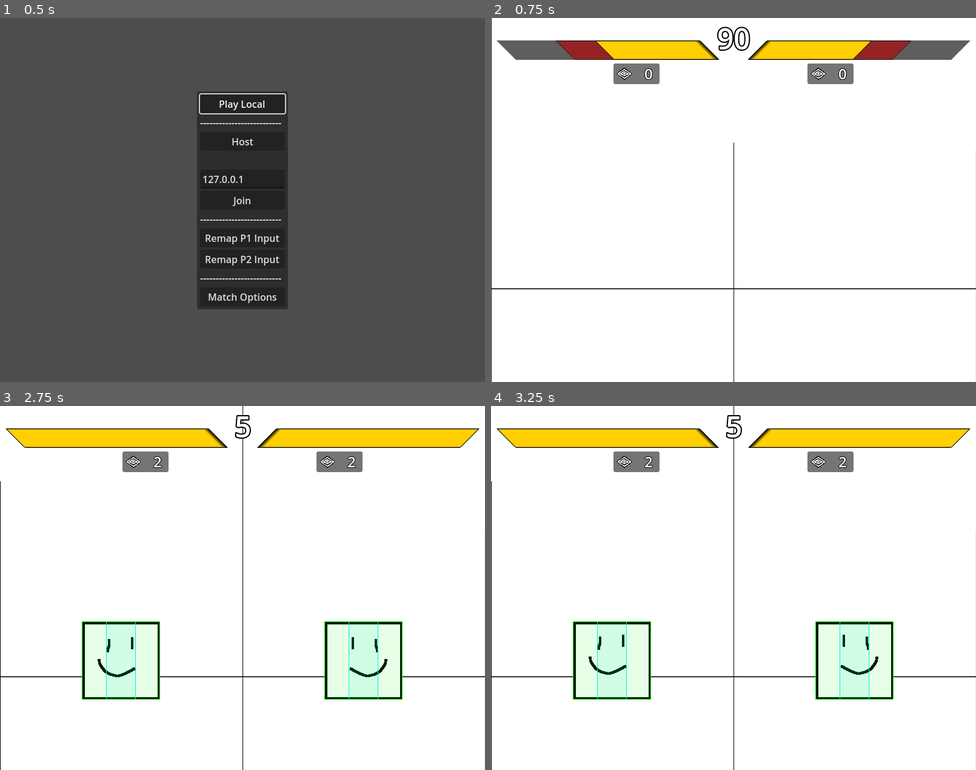
Above: before the commit, frames 1-4 (two rows, left to right).
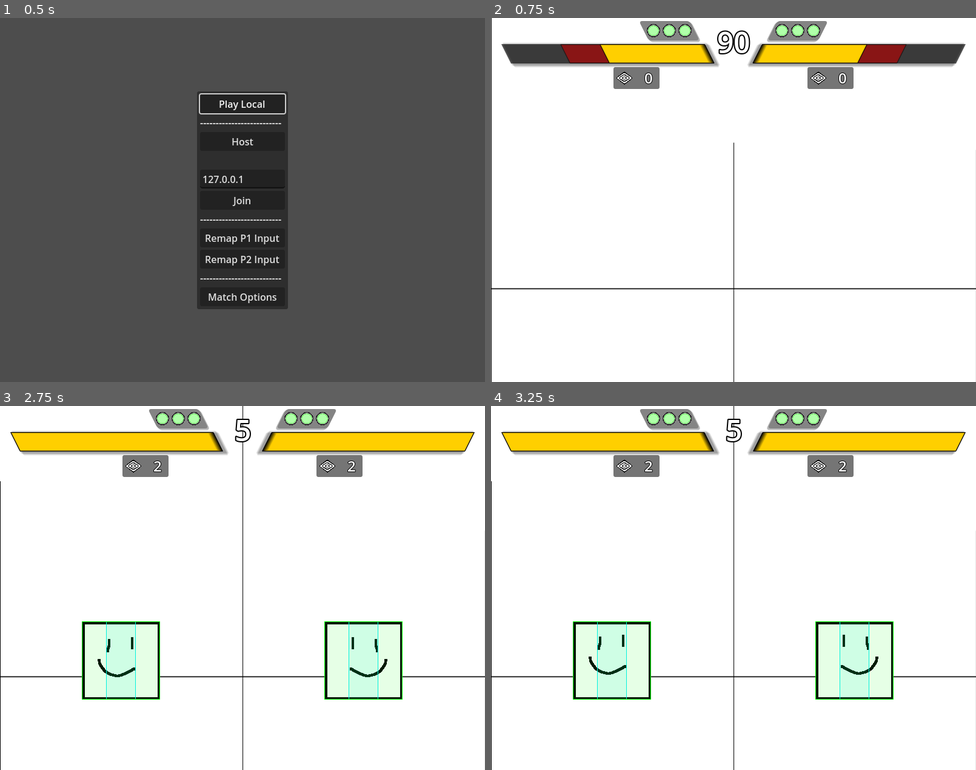
Above: after the commit, the same moments.

Repository: SamBumgardner/spellstrike
Game: Godot game, scene res://network/main.tscn
Two runs of this game, one before a commit and one after it. Both use one fixed random seed, a clock stepped at 60 frames per second and the inputs below.
Inputs (mouse positions are in pixels of both pictures, inside the frame that each line leads up to):
- Up to frame 1 (0.5 s): no input
- Up to frame 2 (0.75 s): click "Play Local" at 0.5 s
- Up to frame 3 (2.75 s): tap Enter at 1.25 s; move the mouse to (349, 569) at 1.27 s; hold Up 1.28-2 s; click (349, 569) at 1.42 s; tap Space at 2 s; drag from (145, 606) to (218, 660) at 2.02 s
- Up to frame 4 (3.25 s): move the mouse to (782, 507) at 2.77 s; hold Up from 2.78 s (still down)

Frame 1 is identical in both runs. In frame 2, 6.2% of the frame differs, in the area x 1-99%, y 0-20%; in frame 3, 5.1%; in frame 4, 5.1%.

Commit message:
create placeholder round tracker scene

Diff:
--- a/game/TestGameplay.tscn
+++ b/game/TestGameplay.tscn
@@ -7,6 +7,7 @@
 [ext_resource type="Script" path="res://addons/godot-rollback-netcode/NetworkTimer.gd" id="3_7unwa"]
 [ext_resource type="PackedScene" uid="uid://bwc0dw853pipg" path="res://ui/WinTracker.tscn" id="3_nhsyv"]
 [ext_resource type="Script" path="res://ui/match_over.gd" id="3_qj1xu"]
+[ext_resource type="PackedScene" uid="uid://dtt77h6lbqwi4" path="res://ui/RoundsTracker.tscn" id="4_p4lva"]
 [ext_resource type="PackedScene" uid="uid://d23c1is7wr3gs" path="res://ui/ComboCounter.tscn" id="6_5bdtu"]
 [ext_resource type="AudioStream" uid="uid://b8l368ifqnna4" path="res://assets/music/battle_bgm.ogg" id="6_nwacf"]
 [ext_resource type="Script" path="res://resolver/CameraControl.gd" id="7_1ckhu"]
@@ -31,24 +32,53 @@
 offset_bottom = 600.0
 theme = ExtResource("2_mo6pi")
 
+[node name="RoundsTracker" parent="UI/BattleHUD" instance=ExtResource("4_p4lva")]
+layout_mode = 0
+anchors_preset = 0
+anchor_left = 0.0
+anchor_top = 0.0
+anchor_right = 0.0
+anchor_bottom = 0.0
+offset_left = 252.0
+offset_top = 5.0
+offset_right = 336.0
+offset_bottom = 37.0
+grow_horizontal = 1
+grow_vertical = 1
+
+[node name="RoundsTracker2" parent="UI/BattleHUD" instance=ExtResource("4_p4lva")]
+layout_mode = 0
+anchors_preset = 0
+anchor_left = 0.0
+anchor_top = 0.0
+anchor_right = 0.0
+anchor_bottom = 0.0
+offset_left = 548.0
+offset_top = 5.0
+offset_right = 632.0
+offset_bottom = 37.0
+grow_horizontal = 1
+grow_vertical = 1
+scale = Vector2(-1, 1)
+
 [node name="HealthTracker" parent="UI/BattleHUD" instance=ExtResource("2_cvjpa")]
 custom_minimum_size = Vector2(335, 0)
 layout_mode = 1
 anchors_preset = -1
 anchor_right = 0.0
 offset_left = 25.0
-offset_top = 37.0
+offset_top = 43.0
 offset_right = 360.0
-offset_bottom = 69.0
+offset_bottom = 75.0
 grow_horizontal = 1
 
 [node name="WinTracker" parent="UI/BattleHUD" instance=ExtResource("3_nhsyv")]
 layout_mode = 1
 anchors_preset = -1
 offset_left = 50.0
-offset_top = 3.0
+offset_top = 9.0
 offset_right = 137.0
-offset_bottom = 37.0
+offset_bottom = 43.0
 
 [node name="HealthTracker2" parent="UI/BattleHUD" instance=ExtResource("2_cvjpa")]
 custom_minimum_size = Vector2(335, 0)
@@ -57,9 +87,9 @@
 anchors_preset = -1
 anchor_left = 1.0
 offset_left = -25.0
-offset_top = 37.0
+offset_top = 43.0
 offset_right = 310.0
-offset_bottom = 69.0
+offset_bottom = 75.0
 grow_horizontal = 1
 scale = Vector2(-1, 1)
 
@@ -69,9 +99,9 @@
 anchor_left = 1.0
 anchor_right = 1.0
 offset_left = -132.0
-offset_top = 3.0
+offset_top = 9.0
 offset_right = -45.0
-offset_bottom = 37.0
+offset_bottom = 43.0
 grow_horizontal = 0
 
 [node name="MatchOver" type="Label" parent="UI/BattleHUD" groups=["network_sync"]]
@@ -111,8 +141,8 @@
 anchor_top = 0.08
 anchor_right = 0.3
 anchor_bottom = 0.08
-offset_top = 27.0
-offset_bottom = 61.0
+offset_top = 33.0
+offset_bottom = 69.0
 grow_vertical = 1
 
 [node name="SpecialCounter2" parent="UI/BattleHUD" instance=ExtResource("8_iinh3")]
@@ -122,13 +152,15 @@
 anchor_top = 0.08
 anchor_right = 0.7
 anchor_bottom = 0.08
-offset_top = 27.0
-offset_bottom = 61.0
+offset_top = 33.0
+offset_bottom = 69.0
 grow_vertical = 1
 
 [node name="RoundTimerDisplay" parent="UI/BattleHUD" node_paths=PackedStringArray("tracked_timer") instance=ExtResource("9_cdte3")]
 layout_mode = 1
 anchors_preset = -1
+offset_top = 6.0
+offset_bottom = 73.0
 tracked_timer = NodePath("../../../RoundTimer")
 
 [node name="Notification" parent="UI" instance=ExtResource("9_rb1s8")]
--- /dev/null
+++ b/game/ui/RoundsTracker.tscn
@@ -0,0 +1,65 @@
+[gd_scene load_steps=4 format=3 uid="uid://dtt77h6lbqwi4"]
+
+[ext_resource type="Theme" uid="uid://g81jjwbmr34u" path="res://ui/themes/RoundsTrackerTheme.tres" id="1_gkewk"]
+[ext_resource type="Texture2D" uid="uid://pb4t6emhw3h4" path="res://assets/art/empty_round_marker.png" id="2_e0gkk"]
+[ext_resource type="Texture2D" uid="uid://c5jq2q3emgwqk" path="res://assets/art/victory_round_marker.png" id="3_uoe8w"]
+
+[node name="RoundsTracker" type="PanelContainer"]
+custom_minimum_size = Vector2(0, 32)
+anchors_preset = 8
+anchor_left = 0.5
+anchor_top = 0.5
+anchor_right = 0.5
+anchor_bottom = 0.5
+offset_left = -62.0
+offset_top = -48.0
+offset_right = -20.0
+offset_bottom = -22.0
+grow_horizontal = 2
+grow_vertical = 2
+theme = ExtResource("1_gkewk")
+
+[node name="Panel" type="MarginContainer" parent="."]
+layout_mode = 2
+
+[node name="EmptySlots" type="HBoxContainer" parent="Panel"]
+layout_mode = 2
+
+[node name="TextureRect" type="TextureRect" parent="Panel/EmptySlots"]
+layout_mode = 2
+texture = ExtResource("2_e0gkk")
+expand_mode = 3
+stretch_mode = 4
+
+[node name="TextureRect2" type="TextureRect" parent="Panel/EmptySlots"]
+layout_mode = 2
+texture = ExtResource("2_e0gkk")
+expand_mode = 3
+stretch_mode = 4
+
+[node name="TextureRect3" type="TextureRect" parent="Panel/EmptySlots"]
+layout_mode = 2
+texture = ExtResource("2_e0gkk")
+expand_mode = 3
+stretch_mode = 4
+
+[node name="RoundWinIcons" type="HBoxContainer" parent="Panel"]
+layout_mode = 2
+
+[node name="TextureRect" type="TextureRect" parent="Panel/RoundWinIcons"]
+layout_mode = 2
+texture = ExtResource("3_uoe8w")
+expand_mode = 3
+stretch_mode = 4
+
+[node name="TextureRect2" type="TextureRect" parent="Panel/RoundWinIcons"]
+layout_mode = 2
+texture = ExtResource("3_uoe8w")
+expand_mode = 3
+stretch_mode = 4
+
+[node name="TextureRect3" type="TextureRect" parent="Panel/RoundWinIcons"]
+layout_mode = 2
+texture = ExtResource("3_uoe8w")
+expand_mode = 3
+stretch_mode = 4
--- a/game/ui/SpecialCounter.tscn
+++ b/game/ui/SpecialCounter.tscn
@@ -4,7 +4,7 @@
 [ext_resource type="Script" path="res://ui/SpecialCounter.gd" id="1_k7v12"]
 
 [node name="SpecialCounter" type="PanelContainer"]
-custom_minimum_size = Vector2(76, 0)
+custom_minimum_size = Vector2(76, 36)
 anchors_preset = 8
 anchor_left = 0.5
 anchor_top = 0.5
--- a/game/ui/themes/HealthFollowTheme.tres
+++ b/game/ui/themes/HealthFollowTheme.tres
@@ -2,7 +2,9 @@
 
 [sub_resource type="StyleBoxFlat" id="StyleBoxFlat_4q7c6"]
 bg_color = Color(0, 0, 0, 1)
-skew = Vector2(-1, 0)
+skew = Vector2(-0.5, 0)
+shadow_size = 5
+shadow_offset = Vector2(5, 2)
 
 [resource]
 ProgressBar/styles/background = SubResource("StyleBoxFlat_4q7c6")
--- a/game/ui/themes/HealthTheme.tres
+++ b/game/ui/themes/HealthTheme.tres
@@ -4,7 +4,7 @@
 
 [sub_resource type="StyleBoxFlat" id="StyleBoxFlat_rxwsj"]
 bg_color = Color(1, 1, 1, 1)
-skew = Vector2(-1, 0)
+skew = Vector2(-0.5, 0)
 border_width_left = 2
 border_width_top = 2
 border_width_right = 10
--- /dev/null
+++ b/game/ui/themes/RoundsTrackerTheme.tres
@@ -0,0 +1,19 @@
+[gd_resource type="Theme" load_steps=2 format=3 uid="uid://g81jjwbmr34u"]
+
+[sub_resource type="StyleBoxFlat" id="StyleBoxFlat_jslwh"]
+bg_color = Color(0.517184, 0.517184, 0.517184, 1)
+skew = Vector2(-0.5, 0)
+corner_radius_top_left = 5
+corner_radius_top_right = 5
+corner_radius_bottom_right = 5
+corner_radius_bottom_left = 5
+shadow_color = Color(0, 0, 0, 0.286275)
+shadow_size = 1
+shadow_offset = Vector2(2, 2)
+
+[resource]
+MarginContainer/constants/margin_bottom = 5
+MarginContainer/constants/margin_left = 5
+MarginContainer/constants/margin_right = 5
+MarginContainer/constants/margin_top = 5
+PanelContainer/styles/panel = SubResource("StyleBoxFlat_jslwh")
Not shown: 1 places in game/TestGameplay.tscn that only renumber resources
Binary file added: game/assets/art/empty_round_marker.png
Not shown, added: game/assets/art/empty_round_marker.png.import
Binary file added: game/assets/art/victory_round_marker.png
Not shown, added: game/assets/art/victory_round_marker.png.import
